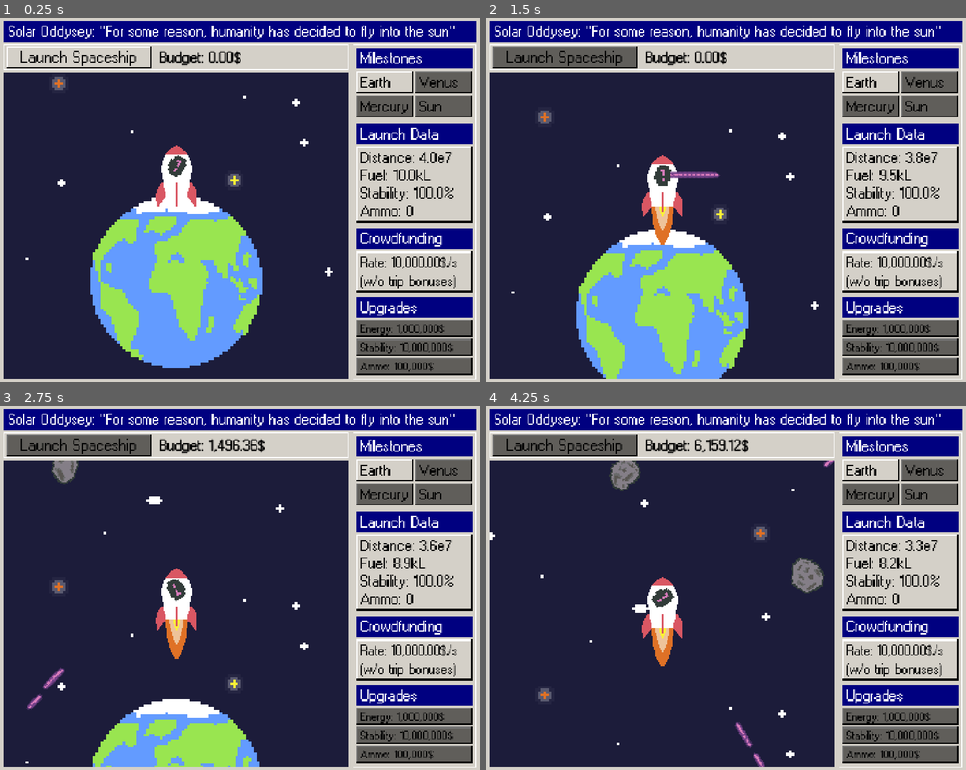
Above: before the commit, frames 1-4 (two rows, left to right).
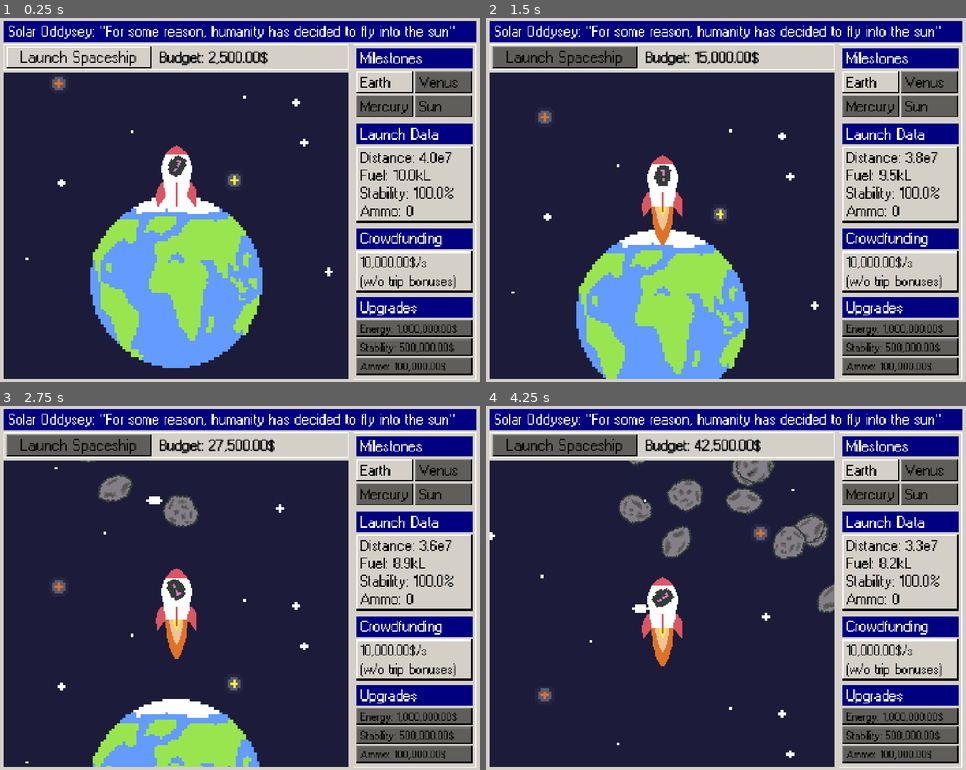
Above: after the commit, the same moments.

Repository: vempr/solar-oddysey
Game: Godot game, scene res://scenes/game.tscn
The game is run twice, just before and just after one commit, with the same random seed, the same clock (stepped at 60 frames per second) and the same inputs.
Inputs (mouse positions are in pixels of both pictures, inside the frame that each line leads up to):
- Up to frame 1 (0.25 s): no input
- Up to frame 2 (1.5 s): click (562, 58) at 0.5 s; tap Enter at 1.25 s; move the mouse to (831, 181) at 1.27 s; press the mouse at (831, 181) at 1.28 s
- Up to frame 3 (2.75 s): move the mouse to (139, 606) at 2.02 s; release the mouse at (139, 606) at 2.03 s; click (139, 606) at 2.1 s
- Up to frame 4 (4.25 s): move the mouse to (774, 507) at 2.77 s; press the mouse at (774, 507) at 2.78 s; move the mouse to (702, 660) at 3.52 s; release the mouse at (702, 660) at 3.53 s; click (702, 660) at 3.6 s

The runs differ from the first frame. In frame 1, 0.8% of the frame differs, in the area x 43-96%, y 9-97%; in frame 2, 1.0%; in frame 3, 2.3%; in frame 4, 5.5%, in the area x 25-96%, y 9-100%.

Commit message:
upgrades and their prices scale accordingly, tried my best to balance all prices so it's not too easy but not too boring/long; GUI + gameplay affected by upgrades

Diff:
--- a/scenes/game.tscn
+++ b/scenes/game.tscn
@@ -891,6 +891,7 @@
 Ammo: 0"
 
 [node name="CrowdfundingC" type="ColorRect" parent="Rects"]
+unique_name_in_owner = true
 z_index = 3
 layout_mode = 0
 offset_left = 1071.0
@@ -935,6 +936,7 @@
 (w/o trip bonuses)"
 
 [node name="UpgradeFuelC" type="ColorRect" parent="Rects"]
+unique_name_in_owner = true
 z_index = 3
 layout_mode = 0
 offset_left = 1071.0
@@ -982,7 +984,15 @@
 theme_override_font_sizes/font_size = 22
 text = "Energy: 1,000,000$"
 
+[node name="BuyFuel" type="Button" parent="Rects/UpgradeFuelC"]
+unique_name_in_owner = true
+layout_mode = 0
+offset_right = 345.0
+offset_bottom = 51.0
+theme_override_styles/normal = ExtResource("4_trtic")
+
 [node name="UpgradeStabilityC" type="ColorRect" parent="Rects"]
+unique_name_in_owner = true
 z_index = 3
 layout_mode = 0
 offset_left = 1071.0
@@ -1023,7 +1033,7 @@
 theme_override_colors/font_color = Color(0, 0, 0, 1)
 theme_override_fonts/font = ExtResource("2_yqjtg")
 theme_override_font_sizes/font_size = 22
-text = "Stability: 10,000,000$"
+text = "Stability: 500,000$"
 
 [node name="Deactivated" type="ColorRect" parent="Rects/UpgradeStabilityC"]
 layout_mode = 0
@@ -1031,7 +1041,15 @@
 offset_bottom = 51.0
 color = Color(0, 0, 0, 0.54901963)
 
-[node name="UpgradeFuelC3" type="ColorRect" parent="Rects"]
+[node name="BuyStability" type="Button" parent="Rects/UpgradeStabilityC"]
+unique_name_in_owner = true
+layout_mode = 0
+offset_right = 345.0
+offset_bottom = 51.0
+theme_override_styles/normal = ExtResource("4_trtic")
+
+[node name="UpgradeAmmoC" type="ColorRect" parent="Rects"]
+unique_name_in_owner = true
 z_index = 3
 layout_mode = 0
 offset_left = 1071.0
@@ -1041,21 +1059,21 @@
 metadata/_edit_group_ = true
 metadata/_edit_lock_ = true
 
-[node name="BlackBottom" type="ColorRect" parent="Rects/UpgradeFuelC3"]
+[node name="BlackBottom" type="ColorRect" parent="Rects/UpgradeAmmoC"]
 layout_mode = 0
 offset_top = 46.0
 offset_right = 341.0
 offset_bottom = 51.0
 color = Color(0, 0, 0, 1)
 
-[node name="BlackRight" type="ColorRect" parent="Rects/UpgradeFuelC3"]
+[node name="BlackRight" type="ColorRect" parent="Rects/UpgradeAmmoC"]
 layout_mode = 0
 offset_left = 341.0
 offset_right = 345.0
 offset_bottom = 51.0
 color = Color(0, 0, 0, 1)
 
-[node name="W" type="ColorRect" parent="Rects/UpgradeFuelC3"]
+[node name="W" type="ColorRect" parent="Rects/UpgradeAmmoC"]
 layout_mode = 0
 offset_left = 3.0
 offset_top = 4.0
@@ -1063,7 +1081,7 @@
 offset_bottom = 46.0
 color = Color(0.83137256, 0.8156863, 0.78431374, 1)
 
-[node name="Label" type="Label" parent="Rects/UpgradeFuelC3"]
+[node name="Label" type="Label" parent="Rects/UpgradeAmmoC"]
 layout_mode = 0
 offset_left = 13.0
 offset_top = 7.0
@@ -1074,11 +1092,18 @@
 theme_override_font_sizes/font_size = 22
 text = "Ammo: 100,000$"
 
-[node name="Deactivated" type="ColorRect" parent="Rects/UpgradeFuelC3"]
+[node name="Deactivated" type="ColorRect" parent="Rects/UpgradeAmmoC"]
 layout_mode = 0
 offset_right = 345.0
 offset_bottom = 51.0
 color = Color(0, 0, 0, 0.54901963)
+
+[node name="BuyAmmo" type="Button" parent="Rects/UpgradeAmmoC"]
+unique_name_in_owner = true
+layout_mode = 0
+offset_right = 345.0
+offset_bottom = 51.0
+theme_override_styles/normal = ExtResource("4_trtic")
 
 [node name="Budget" type="Label" parent="Rects"]
 unique_name_in_owner = true
@@ -1154,6 +1179,7 @@
 theme_override_styles/normal = ExtResource("4_trtic")
 
 [node name="Rocket" type="Node2D" parent="."]
+unique_name_in_owner = true
 z_index = 4
 position = Vector2(537, 471)
 scale = Vector2(3, 3)
@@ -1284,6 +1310,9 @@
 [connection signal="countdown" from="." to="Rects" method="_on_game_countdown"]
 [connection signal="toggle_spawn" from="." to="Map" method="_on_game_toggle_spawn"]
 [connection signal="animation_finished" from="Map/MapAnimationPlayer" to="." method="_on_map_animation_player_animation_finished"]
+[connection signal="pressed" from="Rects/UpgradeFuelC/BuyFuel" to="." method="_on_buy_fuel_pressed"]
+[connection signal="pressed" from="Rects/UpgradeStabilityC/BuyStability" to="." method="_on_buy_stability_pressed"]
+[connection signal="pressed" from="Rects/UpgradeAmmoC/BuyAmmo" to="." method="_on_buy_ammo_pressed"]
 [connection signal="pressed" from="Rects/Launch/LaunchButton" to="." method="_on_launch_button_pressed"]
 [connection signal="pressed" from="Rects/Launch/LaunchButton" to="Rects" method="_on_launch_button_pressed"]
 [connection signal="dead" from="Rocket" to="Map" method="_on_rocket_dead"]
--- a/scripts/G.gd
+++ b/scripts/G.gd
@@ -43,3 +43,15 @@
 		dec_str = dec_str.substr(0, 2)
 
 	return formatted_int + "." + dec_str
+
+
+func get_fuel_upgrade_cost() -> float:
+	return 1_000_000.0 + (9_000_000.0 / 14.0) * (State.upgrades.fuel - 1.0)
+
+
+func get_stability_upgrade_cost() -> float:
+	return 500_000.0 + (4_500_000.0 / 14.0) * (State.upgrades.stability - 1.0)
+
+
+func get_ammo_upgrade_cost() -> float:
+	return 100_000.0 + (1_900_000.0 / 14.0) * (State.upgrades.ammo - 1.0)
--- a/scripts/STATE.gd
+++ b/scripts/STATE.gd
@@ -10,6 +10,8 @@
 } # max upgrade is 15
 
 var budget := 0.0
+var crowdfunding := 10000.00
+
 var distance := 40_000_000.0
 var fuel := 10.0
 var stability := 100.00
@@ -26,6 +28,14 @@
 		"ammo": 1
 	}
 
+	budget = 0.0
+	crowdfunding = 10000.00
+
+	distance = 40_000_000.0
+	fuel = 10.0
+	stability = 100.00
+	ammo = 0
+
 
 func get_time_upgraded(time: float) -> float:
 	var factor = 1.0 / (1.0 + (upgrades.fuel - 1) * 0.12)
@@ -40,3 +50,7 @@
 func upgrade_stability() -> void:
 	var normalized = (upgrades.stability - 1.0) / 14.0
 	stability = 100.0 + sqrt(normalized) * 50.0
+
+
+func get_ammo() -> float:
+	return 10.0 * pow(upgrades.ammo - 1.0, 1.26)
--- a/scripts/bullet.gd
+++ b/scripts/bullet.gd
@@ -3,12 +3,12 @@
 
 func _process(delta: float) -> void:
 	position += delta * 800.0 * Vector2.RIGHT.rotated(rotation)
-	if abs(position.x) > 10000.0 || abs(position.y) > 10000.0:
+	if abs(position.x) > 1000.0 || abs(position.y) > 1000.0:
 		queue_free()
 
 
 func _on_area_entered(area: Area2D) -> void:
 	if area.name == "CollideArea":
 		area.get_parent().queue_free()
-		State.budget += randf_range(1000, 1500)
+		State.budget += randf_range(10000, 15000)
 		queue_free()
--- a/scripts/game.gd
+++ b/scripts/game.gd
@@ -6,6 +6,7 @@
 
 
 func _ready() -> void:
+	State.launched = false
 	reset_spaceship()
 	match State.planet:
 		G.PLANET.EARTH:
@@ -98,6 +99,7 @@
 	%BlueFire.visible = false
 	%OrangeFire.visible = false
 	%WhiteFire.visible = false
+	%Gun.visible = false
 
 	%Explode.visible = true
 	%Explode.play("boom")
@@ -111,6 +113,8 @@
 
 func _on_map_animation_player_animation_finished(anim_name: StringName) -> void:
 	if anim_name == "mercury_sun":
+		toggle_spawn.emit(false)
+		%Asteroids.queue_free()
 		win()
 	elif anim_name == "earth_venus" || anim_name == "venus_mercury":
 		toggle_spawn.emit(false)
@@ -128,6 +132,8 @@
 	%Rocket.hide_all()
 	%Ship100.visible = true
 
+	State.crowdfunding += 20000.00
+
 
 func _on_rocket_animation_player_animation_finished(anim_name: StringName) -> void:
 	if anim_name == "offset":
@@ -136,6 +142,7 @@
 
 func gui() -> void:
 	State.launched = false
+	State.budget += 100 * State.crowdfunding
 	activate_gui.emit()
 
 
@@ -152,3 +159,18 @@
 func _on_white_fire_animation_finished() -> void:
 	if %WhiteFire.animation == "extinguish":
 		gui()
+
+
+func _on_buy_fuel_pressed() -> void:
+	State.budget -= G.get_fuel_upgrade_cost()
+	State.upgrades.fuel += 1
+
+
+func _on_buy_stability_pressed() -> void:
+	State.budget -= G.get_stability_upgrade_cost()
+	State.upgrades.stability += 1
+
+
+func _on_buy_ammo_pressed() -> void:
+	State.budget -= G.get_ammo_upgrade_cost()
+	State.upgrades.ammo += 1
--- a/scripts/map.gd
+++ b/scripts/map.gd
@@ -47,9 +47,9 @@
 	if s:
 		match State.planet:
 			G.PLANET.EARTH:
-				spawn_rate = 0.2
+				spawn_rate = 0.04
 			G.PLANET.VENUS:
-				spawn_rate = 0.05
+				spawn_rate = 0.025
 			G.PLANET.MERCURY:
 				spawn_rate = 0.01
 	else:
--- a/scripts/rects.gd
+++ b/scripts/rects.gd
@@ -20,10 +20,13 @@
 
 	update_state()
 	update_launch_data()
+	update_costs()
 
 
 func _process(delta: float) -> void:
+	State.budget += State.crowdfunding * delta
 	%Budget.text = "Budget: " + G.to_money(State.budget) + "$"
+	%CrowdfundingC/Label.text = G.to_money(State.crowdfunding) + "$/s\n(w/o trip bonuses)"
 
 	if t < t0:
 		t += delta
@@ -34,6 +37,16 @@
 		State.fuel = s0 - s0*t / t0
 
 		update_launch_data()
+
+	if State.launched:
+		%UpgradeFuelC/Deactivated.visible = true
+		%BuyFuel.visible = false
+		%UpgradeStabilityC/Deactivated.visible = true
+		%BuyStability.visible = false
+		%UpgradeAmmoC/Deactivated.visible = true
+		%BuyAmmo.visible = false
+	else:
+		update_costs()
 
 
 func _on_launch_button_pressed() -> void:
@@ -70,6 +83,7 @@
 func update_state() -> void:
 	State.distance = G.distance[State.planet]
 	State.fuel = State.get_fuel_upgraded()
+	State.ammo = floor(State.get_ammo())
 	State.upgrade_stability()
 
 	d0 = State.distance
@@ -85,3 +99,38 @@
 
 func _on_rocket_dead() -> void:
 	t = t0
+
+
+func update_costs() -> void:
+	var f = G.get_fuel_upgrade_cost()
+	var s = G.get_stability_upgrade_cost()
+	var a = G.get_ammo_upgrade_cost()
+
+	var fuel_maxed_out = State.upgrades.fuel > 14
+	var stability_maxed_out = State.upgrades.stability > 14
+	var ammo_maxed_out = State.upgrades.ammo > 14
+
+	%UpgradeFuelC/Label.text = "Energy: MAX" if fuel_maxed_out else "Energy: " + G.to_money(f) + "$"
+	%UpgradeStabilityC/Label.text = "Stability: MAX" if stability_maxed_out else "Stability: " + G.to_money(s) + "$"
+	%UpgradeAmmoC/Label.text = "Ammo: MAX" if ammo_maxed_out else "Ammo: " + G.to_money(a) + "$"
+
+	if State.budget < f || fuel_maxed_out:
+		%UpgradeFuelC/Deactivated.visible = true
+		%BuyFuel.visible = false
+	else:
+		%UpgradeFuelC/Deactivated.visible = false
+		%BuyFuel.visible = true
+
+	if State.budget < s || stability_maxed_out:
+		%UpgradeStabilityC/Deactivated.visible = true
+		%BuyStability.visible = false
+	else:
+		%UpgradeStabilityC/Deactivated.visible = false
+		%BuyStability.visible = true
+
+	if State.budget < a || ammo_maxed_out:
+		%UpgradeAmmoC/Deactivated.visible = true
+		%BuyAmmo.visible = false
+	else:
+		%UpgradeAmmoC/Deactivated.visible = false
+		%BuyAmmo.visible = true
--- a/scripts/rocket.gd
+++ b/scripts/rocket.gd
@@ -9,6 +9,11 @@
 	%Gun.rotation += deg_to_rad(90)
 
 	if Input.is_action_pressed("shoot"):
+		if State.ammo <= 0:
+			return
+
+		State.ammo -= 1
+
 		var b = BulletScene.instantiate()
 		b.rotation = %Gun.rotation - deg_to_rad(90)
 		b.global_position = %Gun.global_position
@@ -87,3 +92,4 @@
 	var t = get_tree()
 	await t.create_timer(1.0).timeout
 	get_tree().reload_current_scene()
+	State.budget += 20 * State.crowdfunding * (G.distance[State.planet] - State.distance)/G.distance[State.planet]
